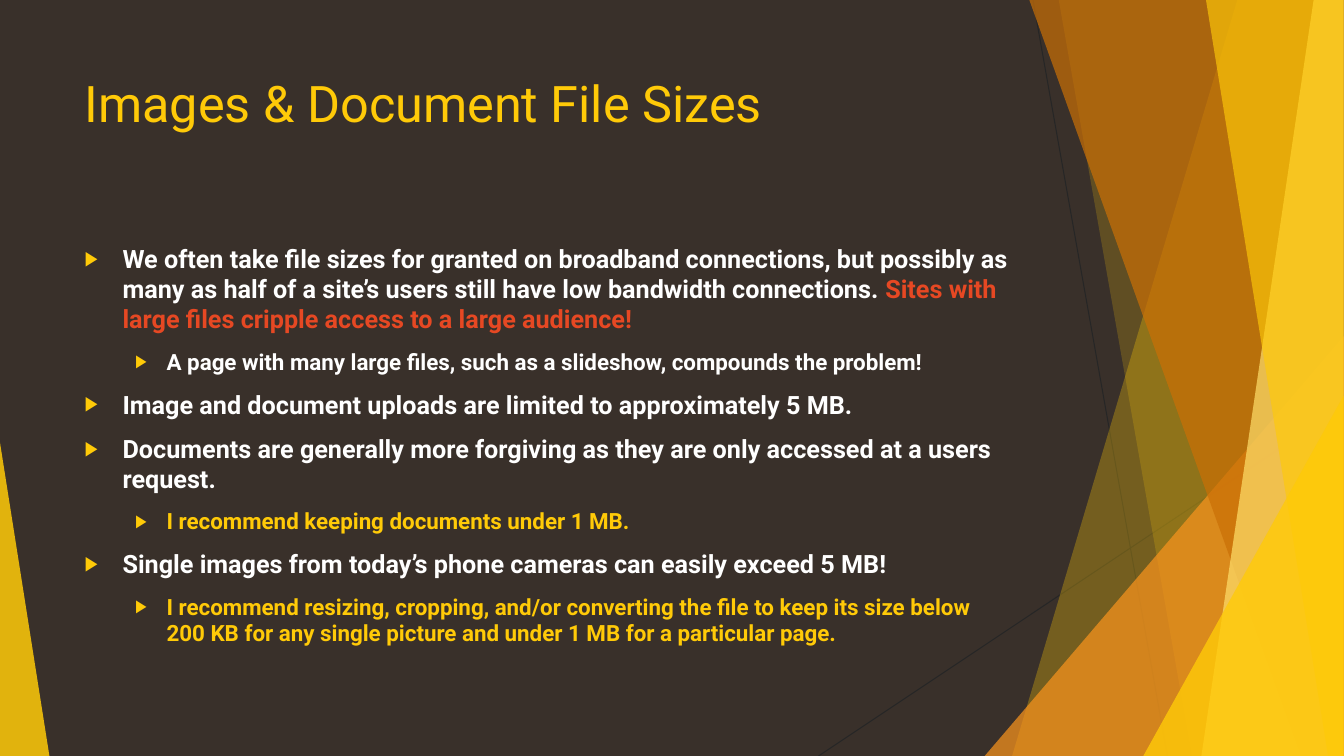
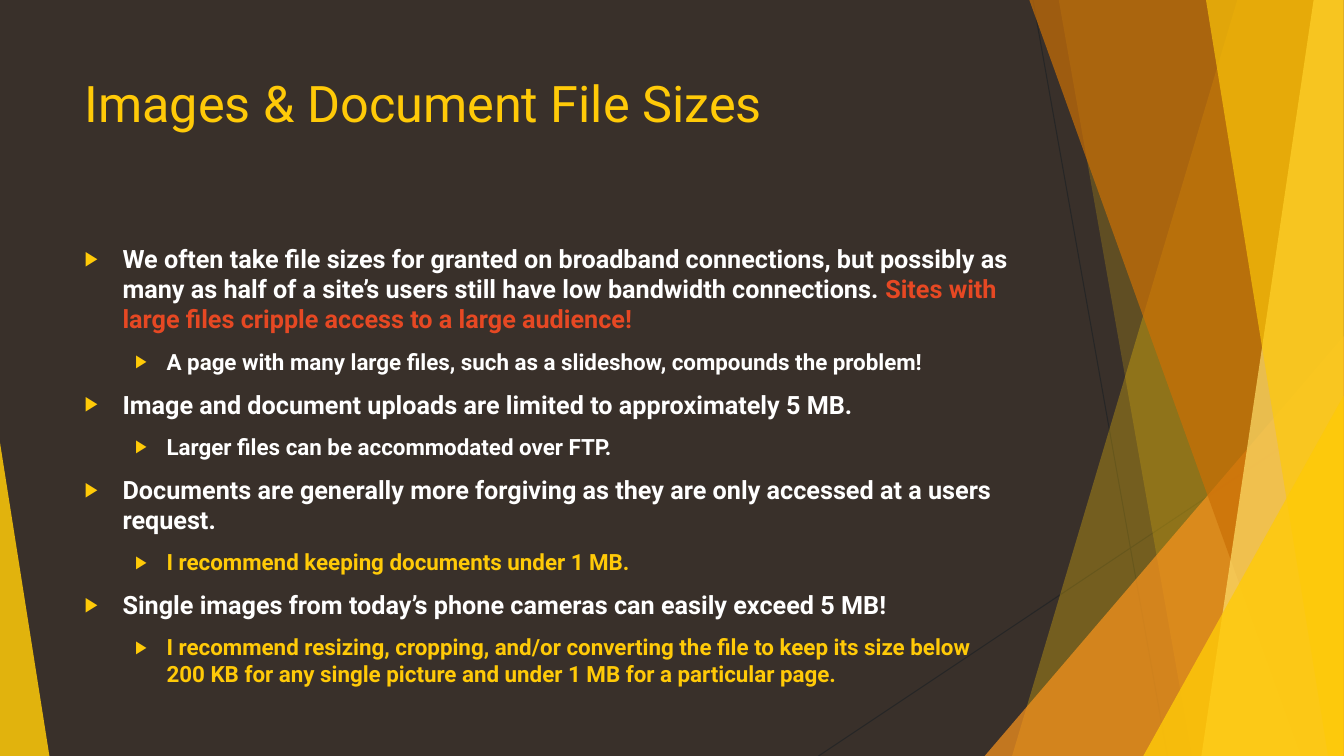
Before and after one commit to CanyonCasa/HomebrewCMS, a slide deck: slide 19 of documentation/HomebrewCMS.pptx (slide 17 before the commit). Drawn at 1344x756 pixels with LibreOffice and Linux fonts; fonts in the diff are those of the drawing. Boxes give left, top, right and bottom in pixels: in the first picture for what was removed or moved away, otherwise in the second. Text is boxed around its words. In the diff, an @@ line names an element or a change of style, - is before the commit and + after.

Commit message:
documentation update

```diff
--- a/documentation/HomebrewCMS.pptx
+++ b/documentation/HomebrewCMS.pptx
@@ text at bbox=[167, 438, 612, 460]: paragraph added @@
+  ▶ Larger files can be accommodated over FTP.
```
Also in this commit, not shown: 15 other slides changed, 3 slides added, 1 other file.
